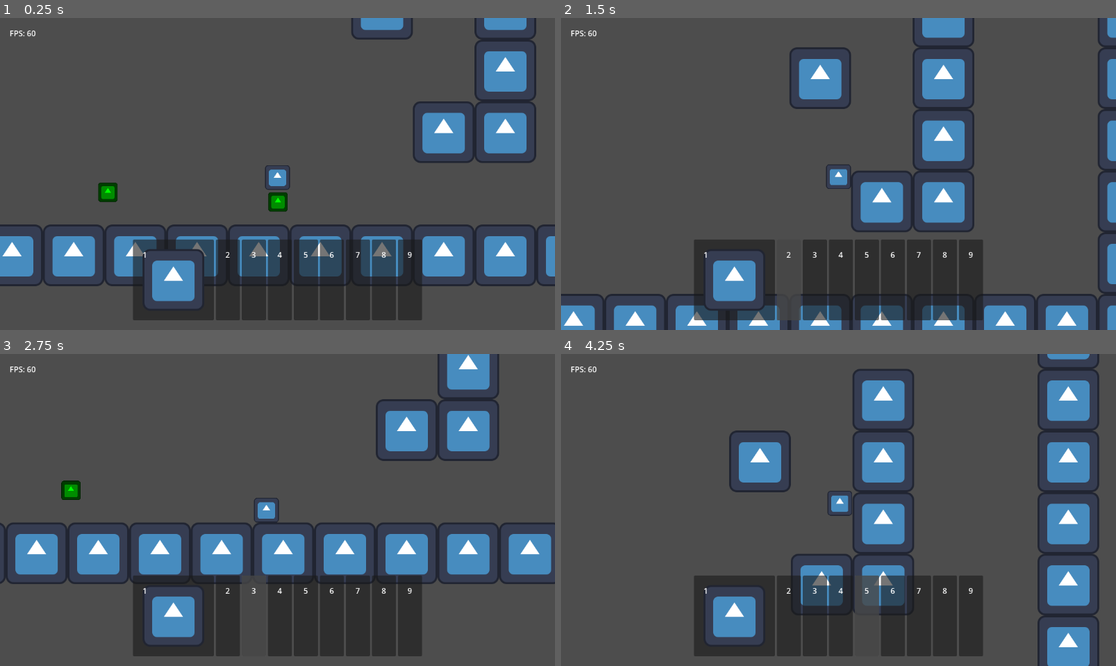
Above: before the commit, frames 1-4 (two rows, left to right).
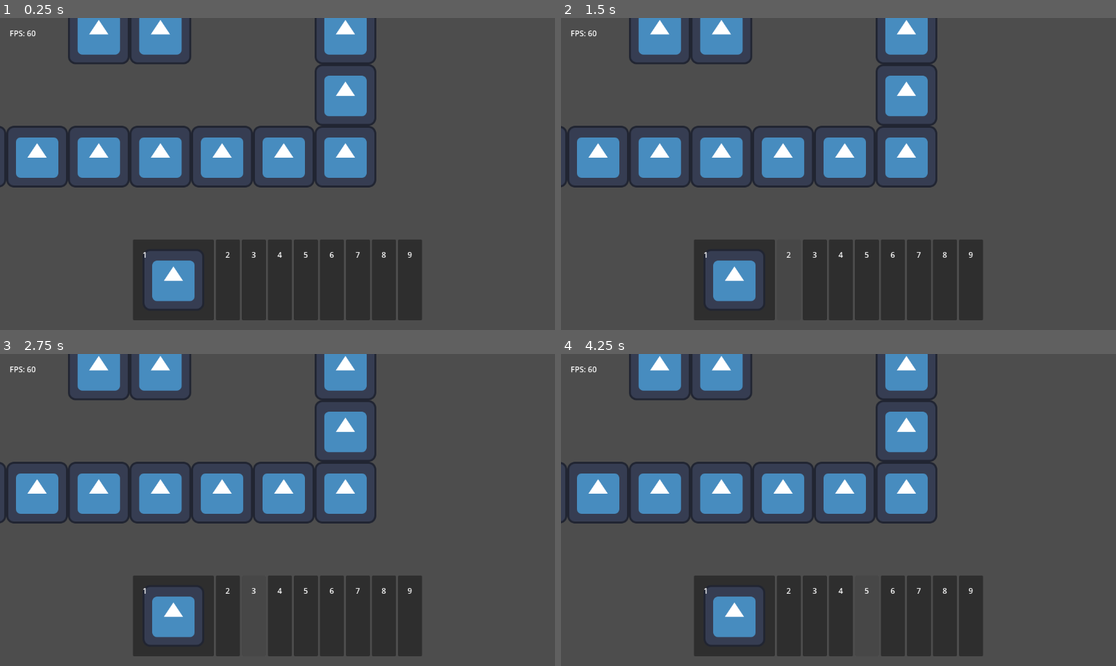
Above: after the commit, the same moments.

Repository: TheHumanMRP/RPG-Life-Tracker
Game: Godot game, scene res://Folders/Systems/Main/Scenes/main_scene.tscn
Two runs of this game, one before a commit and one after it. Both use one fixed random seed, a clock stepped at 60 frames per second and the inputs below. The engine's default icon, where the game draws it, is replaced by a stand-in: a white triangle on a blue panel in a dark square.
Inputs (mouse positions are in pixels of both pictures, inside the frame that each line leads up to):
- Up to frame 1 (0.25 s): no input
- Up to frame 2 (1.5 s): move the mouse to (733, 280) at 0.52 s; hold D (move_right) from 0.53 s (still down); tap Space (jump) at 0.6, 0.77, 1.07 s; click (733, 280) at 0.67 s; move the mouse to (788, 280) at 1.27 s; tap I (add_test_sword) at 1.35 s; click (788, 280) at 1.42 s
- Up to frame 3 (2.75 s): tap Space (jump) at 1.52, 1.55, 1.82, 2.1 s; move the mouse to (255, 616) at 2.02 s; release D (move_right) at 2.03 s; hold A (move_left) from 2.03 s (still down); click (255, 616) at 2.17 s
- Up to frame 4 (4.25 s): move the mouse to (838, 616) at 2.77 s; release A (move_left) at 2.78 s; hold D (move_right) from 2.78 s (still down); tap I (add_test_sword) at 2.85 s; click (838, 616) at 2.92 s; tap Space (jump) at 3.02, 3.05, 3.32, 3.6, 3.77, 4.07 s; move the mouse to (866, 616) at 3.52 s; click (866, 616) at 3.67 s

The runs differ from the first frame. In frame 1, 27% of the frame differs, in the area x 0-100%, y 0-86%; in frame 2, 26%; in frame 3, 27%; in frame 4, 23%.
Error before the commit: Invalid call. Nonexistent function 'get_inventory' in base 'Node (global.gd)'. (res://Folders/Systems/Inventory_System/Scripts/hotbar_logic.gd:61)
Error after the commit: Parse Error: Could not parse global class "MovementComponent" from "res://Folders/Components/movement_component.gd". (res://Folders/Systems/Player/player.gd:17)

Commit message:
Auto commit at 2026-07-12 11:55:12

Diff:
--- a/Folders/Components/movement_component.gd
+++ b/Folders/Components/movement_component.gd
@@ -76,7 +76,10 @@
 		air_jumped = false
 
 	# Jump
-	if jump and not air_jumped:
+	if jump:
+		if not air_jumped:
+
+
 		if is_on_wall:
 			velocity.x = wall_dir * wall_jump_force
 
